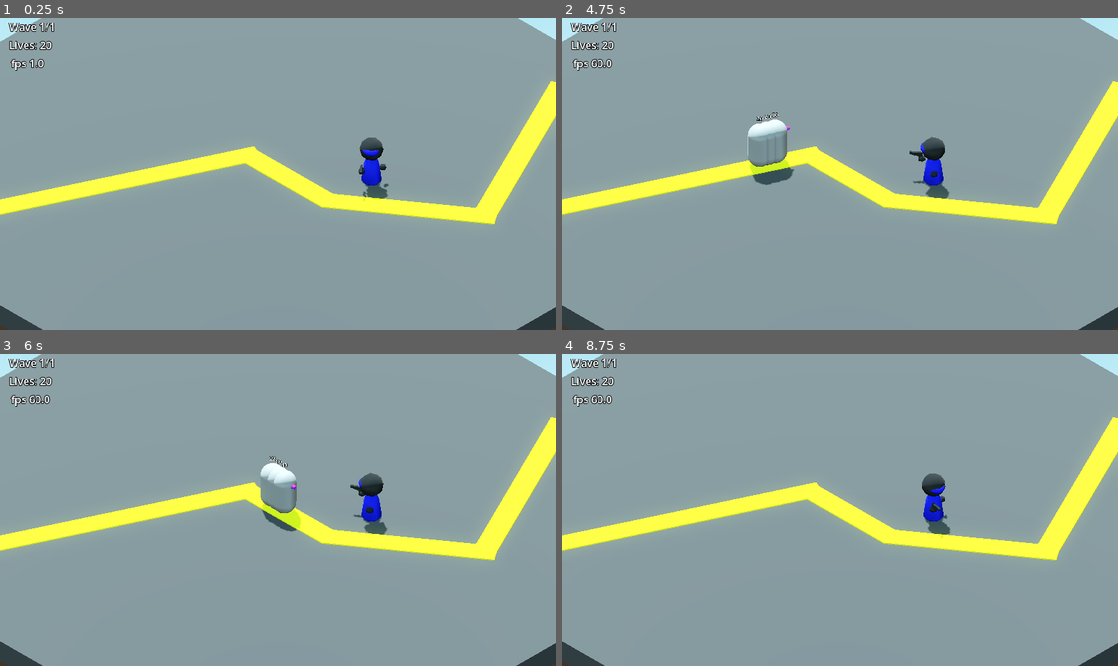
Above: before the commit, frames 1-4 (two rows, left to right).
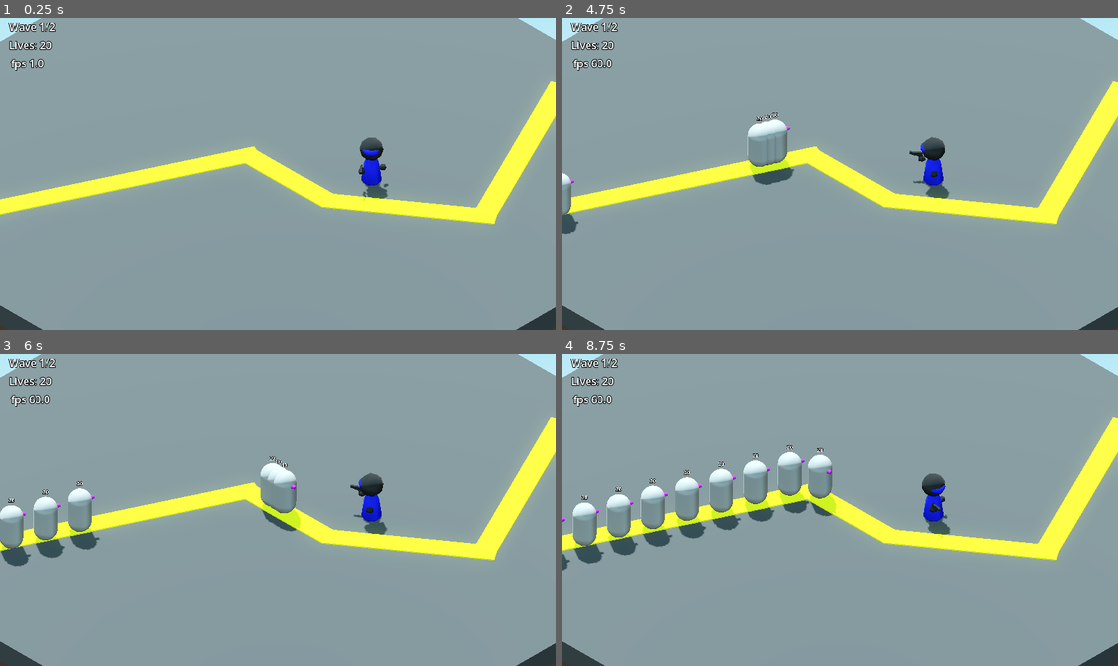
Above: after the commit, the same moments.

Repository: mathiasscherer2007/tower-defense
Game: Godot game, scene res://Scenes/main.tscn
Two runs of this game, one before a commit and one after it. Both use one fixed random seed, a clock stepped at 60 frames per second and the inputs below.
Inputs:
- Up to frame 1 (0.25 s): no input
- Up to frame 2 (4.75 s): tap Enter at 0.5 s
- Up to frame 3 (6 s): no input
- Up to frame 4 (8.75 s): no input

The runs differ from the first frame. In frame 1, less than 0.1% of the frame differs, in the area x 8-11%, y 1-5%; in frame 2, 0.3%; in frame 3, 2.0%; in frame 4, 5.1%, in the area x 0-50%, y 1-70%.

Commit message:
Isolate camera shake logic, refactor signal data arguments and format a bunch of files

Diff:
--- a/Scenes/Effects/muzzleflash.tscn
+++ b/Scenes/Effects/muzzleflash.tscn
@@ -16,20 +16,27 @@
 [sub_resource type="GradientTexture1D" id="GradientTexture1D_xafbb"]
 gradient = SubResource("Gradient_lmdfk")
 
+[sub_resource type="Curve" id="Curve_iqi0q"]
+_data = [Vector2(0, 1), 0.0, 0.0, 0, 0, Vector2(1, 1), 0.0, 0.0, 0, 0]
+point_count = 2
+
+[sub_resource type="CurveTexture" id="CurveTexture_2ll3b"]
+curve = SubResource("Curve_iqi0q")
+
 [sub_resource type="ParticleProcessMaterial" id="ParticleProcessMaterial_xafbb"]
-lifetime_randomness = 1.0
+lifetime_randomness = 0.5
 emission_shape_scale = Vector3(0.1, 0.1, 0.1)
-angle_min = -4.9999895
-angle_max = 5.000011
+angle_min = 1.0728835e-05
+angle_max = 1.0728835e-05
 direction = Vector3(0, 0, -1)
 spread = 30.0
-initial_velocity_min = 6.0
-initial_velocity_max = 8.0
+initial_velocity_min = 8.0
+initial_velocity_max = 10.0
 gravity = Vector3(0, 0, 0)
 scale_min = 0.29999998
 scale_max = 1.1
+scale_curve = SubResource("CurveTexture_2ll3b")
 color_ramp = SubResource("GradientTexture1D_xafbb")
-turbulence_noise_strength = 0.0
 
 [sub_resource type="StandardMaterial3D" id="StandardMaterial3D_qm3uc"]
 vertex_color_use_as_albedo = true
@@ -46,11 +53,11 @@
 material_override = SubResource("StandardMaterial3D_lmdfk")
 emitting = false
 amount = 10
-lifetime = 0.25
-interp_to_end = 0.05
+lifetime = 0.15000000000000002
 one_shot = true
 preprocess = 0.02
 explosiveness = 1.0
+randomness = 0.2
 transform_align = 3
 process_material = SubResource("ParticleProcessMaterial_xafbb")
 draw_pass_1 = SubResource("QuadMesh_xafbb")
--- a/Scenes/Levels/level.tscn
+++ b/Scenes/Levels/level.tscn
@@ -2,6 +2,7 @@
 
 [ext_resource type="Script" uid="uid://bxhabrdawn022" path="res://Scripts/Levels/level.gd" id="1_f1n8c"]
 [ext_resource type="Script" uid="uid://d12asrtuhipwj" path="res://Scripts/Player/player.gd" id="2_7x7pb"]
+[ext_resource type="Script" uid="uid://c0e81rg0tmd8y" path="res://Scripts/User Interface/camera.gd" id="3_tq1so"]
 [ext_resource type="Script" uid="uid://bcicqcj7lwhda" path="res://Scripts/Levels/enemy_handler.gd" id="3_yjxcc"]
 [ext_resource type="Script" uid="uid://deofo65uidnb8" path="res://Scripts/Levels/wave_handler.gd" id="4_lkqqh"]
 
@@ -14,6 +15,7 @@
 [node name="Camera3D" type="Camera3D" parent="." unique_id=1009776428]
 projection = 1
 fov = 54.0
+script = ExtResource("3_tq1so")
 
 [node name="Player" type="Node3D" parent="." unique_id=708351147]
 script = ExtResource("2_7x7pb")
--- a/Scenes/Levels/test/test1.tscn
+++ b/Scenes/Levels/test/test1.tscn
@@ -40,9 +40,30 @@
 enemy = ExtResource("7_2ctv1")
 metadata/_custom_type_script = "uid://c2w3giqs0t26h"
 
+[sub_resource type="Resource" id="Resource_tq1so"]
+script = ExtResource("5_7wf1s")
+delay_wave = 4000
+delay_enemies = 500
+amount = 10
+enemy = ExtResource("7_2ctv1")
+metadata/_custom_type_script = "uid://c2w3giqs0t26h"
+
 [sub_resource type="Resource" id="Resource_4faxc"]
 script = ExtResource("4_4faxc")
-sub_waves = Array[ExtResource("5_7wf1s")]([SubResource("Resource_7wf1s")])
+sub_waves = Array[ExtResource("5_7wf1s")]([SubResource("Resource_7wf1s"), SubResource("Resource_tq1so")])
+metadata/_custom_type_script = "uid://c7qvossit4a6q"
+
+[sub_resource type="Resource" id="Resource_w0m1m"]
+script = ExtResource("5_7wf1s")
+delay_wave = 1000
+delay_enemies = 1000
+amount = 5
+enemy = ExtResource("7_2ctv1")
+metadata/_custom_type_script = "uid://c2w3giqs0t26h"
+
+[sub_resource type="Resource" id="Resource_avmbn"]
+script = ExtResource("4_4faxc")
+sub_waves = Array[ExtResource("5_7wf1s")]([SubResource("Resource_w0m1m")])
 metadata/_custom_type_script = "uid://c7qvossit4a6q"
 
 [node name="Level" unique_id=2011401683 instance=ExtResource("1_7joup")]
@@ -102,4 +123,4 @@
 size = Vector3(1, 1, 5.139489)
 
 [node name="WaveHandler" parent="." index="7" unique_id=932217088]
-waves = Array[ExtResource("4_4faxc")]([SubResource("Resource_4faxc")])
+waves = Array[ExtResource("4_4faxc")]([SubResource("Resource_4faxc"), SubResource("Resource_avmbn")])
--- a/Scripts/Effects/muzzleeffect.gd
+++ b/Scripts/Effects/muzzleeffect.gd
@@ -1,4 +1,5 @@
 extends GPUParticles3D
+
 
 func _ready() -> void:
 	emitting = true
--- a/Scripts/Enemies/collision_handler.gd
+++ b/Scripts/Enemies/collision_handler.gd
@@ -1,4 +1,5 @@
 extends Area3D
+
 
 @warning_ignore("unused_signal")
 signal take_damage(damage: float)
--- a/Scripts/Enemies/enemy.gd
+++ b/Scripts/Enemies/enemy.gd
@@ -1,4 +1,5 @@
 class_name Enemy extends Node3D
+
 
 signal reached_end(data)
 signal died(data)
@@ -12,17 +13,21 @@
 
 var path_follow: PathFollow3D
 
+
 func setup(n_path_follow: PathFollow3D):
 	path_follow = n_path_follow
 
+
 func _ready() -> void:
 	health_number.text = str(int(ceil(health)))
+
 
 func _physics_process(delta: float) -> void:
 	path_follow.progress += speed * delta
 	if path_follow.progress_ratio >= 0.99:
 		reached_end.emit({ "lives": weight })
 		queue_free()
+
 
 func _on_collision_take_damage(damage: float) -> void:
 	health -= damage
--- a/Scripts/Levels/enemy_handler.gd
+++ b/Scripts/Levels/enemy_handler.gd
@@ -1,4 +1,5 @@
 extends Node3D
+
 
 signal enemy_exit(data)
 signal enemy_death(data)
--- a/Scripts/Levels/level.gd
+++ b/Scripts/Levels/level.gd
@@ -3,15 +3,24 @@
 # TODO: Create enemyspawn area
 # Enemyspawn: Area where enemies are instantiated. Their hitbox only activates after leaving this area.
 
-signal wave_change(new_wave: int, total_waves: int)
-signal health_change(new_health: int)
+signal wave_change(data: Dictionary)
+signal health_change(data: Dictionary)
 
 @export_group("Scale Settings")
 @export var entity_scale: Vector3 = Vector3(1, 1, 1)
 @export var speed_scale: float = 1
-@export_group("")
 
-var camera_shake_noise: FastNoiseLite = FastNoiseLite.new()
+var total_waves: int:
+	get():
+		return wave_handler.get_total_waves()
+
+var current_wave: int:
+	get():
+		return wave_handler.wave_counter + 1
+
+var current_lives: int:
+	get():
+		return player.lives
 
 @onready var enemy_handler = $EnemyHandler
 @onready var wave_handler = $WaveHandler
@@ -20,36 +29,27 @@
 
 
 func _ready() -> void:
+	enemy_handler.enemy_exit.connect(camera._on_enemy_exit)
 	enemy_handler.enemy_exit.connect(player._on_enemy_exit)
-	enemy_handler.enemy_exit.connect(_on_enemy_exit)
-
+	enemy_handler.enemy_exit.connect(wave_handler._on_enemy_exit)
 	enemy_handler.enemy_death.connect(wave_handler._on_enemy_death)
-	enemy_handler.enemy_exit.connect(wave_handler._on_enemy_exit)
 
 	wave_handler.wave_change.connect(_on_wave_change)
-
 	player.health_change.connect(_on_player_health_change)
 
-	var current_wave = wave_handler.wave_counter + 1
-
-	wave_change.emit(current_wave, wave_handler.get_total_waves())
+	wave_change.emit({
+		"current_wave": current_wave,
+		"total_waves": total_waves
+	})
 	wave_handler.load_wave()
 
 
-func _on_enemy_exit(data: Dictionary) -> void:
-	var camera_tween = get_tree().create_tween()
-	camera_tween.tween_method(shake_camera, 0.5*data.get("lives"), 0.0, 0.2)
+func _on_wave_change(data: Dictionary) -> void:
+	wave_change.emit({
+		"new_wave": data.get("new_wave"),
+		"total_waves": total_waves
+	})
 
 
-func _on_wave_change(new_wave: int, total_waves: int) -> void:
-	wave_change.emit(new_wave, total_waves)
-
-
-func shake_camera(intensity: float) -> void:
-	var camera_offset = camera_shake_noise.get_noise_1d(Time.get_ticks_msec()) * intensity * Globals.screen_shake_mult
-	camera.h_offset = camera_offset/5
-	camera.v_offset = camera_offset/7
-
-
-func _on_player_health_change(new_health: int) -> void:
-	health_change.emit(new_health)
+func _on_player_health_change(data: Dictionary) -> void:
+	health_change.emit({ "lives": data.get("lives") })
--- a/Scripts/Levels/wave_handler.gd
+++ b/Scripts/Levels/wave_handler.gd
@@ -1,14 +1,11 @@
 extends Node3D
 
-signal wave_change(new_wave: int, total_waves: int)
+
+signal wave_change(data: Dictionary)
 
 @export var waves: Array[WaveData]
 
-var wave_counter: int = 0:
-	set(value):
-		wave_counter = value
-	get():
-		return wave_counter
+var wave_counter: int = 0
 var wave_enemy_counter: int = 0
 
 
@@ -39,7 +36,7 @@
 	if wave_enemy_counter == 0 && len(waves) > wave_counter+1:
 		await get_tree().create_timer(5).timeout
 		wave_counter += 1
-		wave_change.emit(wave_counter+1, len(waves))
+		wave_change.emit({ "new_wave": wave_counter+1 })
 		load_wave()
 
 
--- a/Scripts/Player/player.gd
+++ b/Scripts/Player/player.gd
@@ -1,6 +1,7 @@
 extends Node3D
 
-signal health_change(new_health: int)
+
+signal health_change(data: Dictionary)
 
 @export var lives: int = 20
 @export var cash: int = 100
@@ -8,4 +9,4 @@
 
 func _on_enemy_exit(data: Dictionary) -> void:
 	lives -= data.lives
-	health_change.emit(lives)
+	health_change.emit({ "lives": lives })
--- a/Scripts/Shootables/Projectiles/projectile.gd
+++ b/Scripts/Shootables/Projectiles/projectile.gd
@@ -1,4 +1,5 @@
 class_name Projectile extends Shootable
+
 
 var damage: float
 var speed: float
--- a/Scripts/Types/wavedata.gd
+++ b/Scripts/Types/wavedata.gd
@@ -1,3 +1,4 @@
 class_name WaveData extends Resource
 
+
 @export var sub_waves : Array[SubWave] = []
--- /dev/null
+++ b/Scripts/User Interface/camera.gd
@@ -0,0 +1,15 @@
+extends Camera3D
+
+
+var camera_shake_noise: FastNoiseLite = FastNoiseLite.new()
+
+
+func _on_enemy_exit(data) -> void:
+	var camera_tween = get_tree().create_tween()
+	camera_tween.tween_method(shake_camera, 0.5 * data.get("lives"), 0.0, 0.2)
+
+
+func shake_camera(intensity: float) -> void:
+	var camera_offset = camera_shake_noise.get_noise_1d(Time.get_ticks_msec()) * intensity * Globals.screen_shake_mult
+	self.h_offset = camera_offset/5
+	self.v_offset = camera_offset/7
--- a/Scripts/User Interface/level_ui.gd
+++ b/Scripts/User Interface/level_ui.gd
@@ -1,4 +1,5 @@
 extends Control
+
 
 @onready var wave_label = $Wave
 @onready var lives_label = $Lives
@@ -14,9 +15,9 @@
 	fps_label.text = "fps " + str(Engine.get_frames_per_second())
 
 
-func _on_health_change(lives: int) -> void:
-	lives_label.text = "Lives: " + str(lives)
+func _on_health_change(data: Dictionary) -> void:
+	lives_label.text = "Lives: " + str(data.get("lives"))
 
 
-func _on_wave_change(new_wave: int, wave_total: int) -> void:
-	wave_label.text = "Wave " + str(new_wave) + "/" + str(wave_total)
+func _on_wave_change(data: Dictionary) -> void:
+	wave_label.text = "Wave " + str(data.get("new_wave")) + "/" + str(data.get("total_waves"))
--- a/Scripts/main.gd
+++ b/Scripts/main.gd
@@ -1,11 +1,12 @@
 extends Node3D
+
 
 @onready var ui = $CanvasLayer/UI
 @onready var level = $Level
 
 
 func _ready() -> void:
-	ui.setup(level.player.lives, level.wave_handler.get_total_waves())
+	ui.setup(level.current_lives, level.total_waves)
 
 	level.health_change.connect(ui._on_health_change)
 	level.wave_change.connect(ui._on_wave_change)
Not shown, added: Scripts/User Interface/camera.gd.uid
